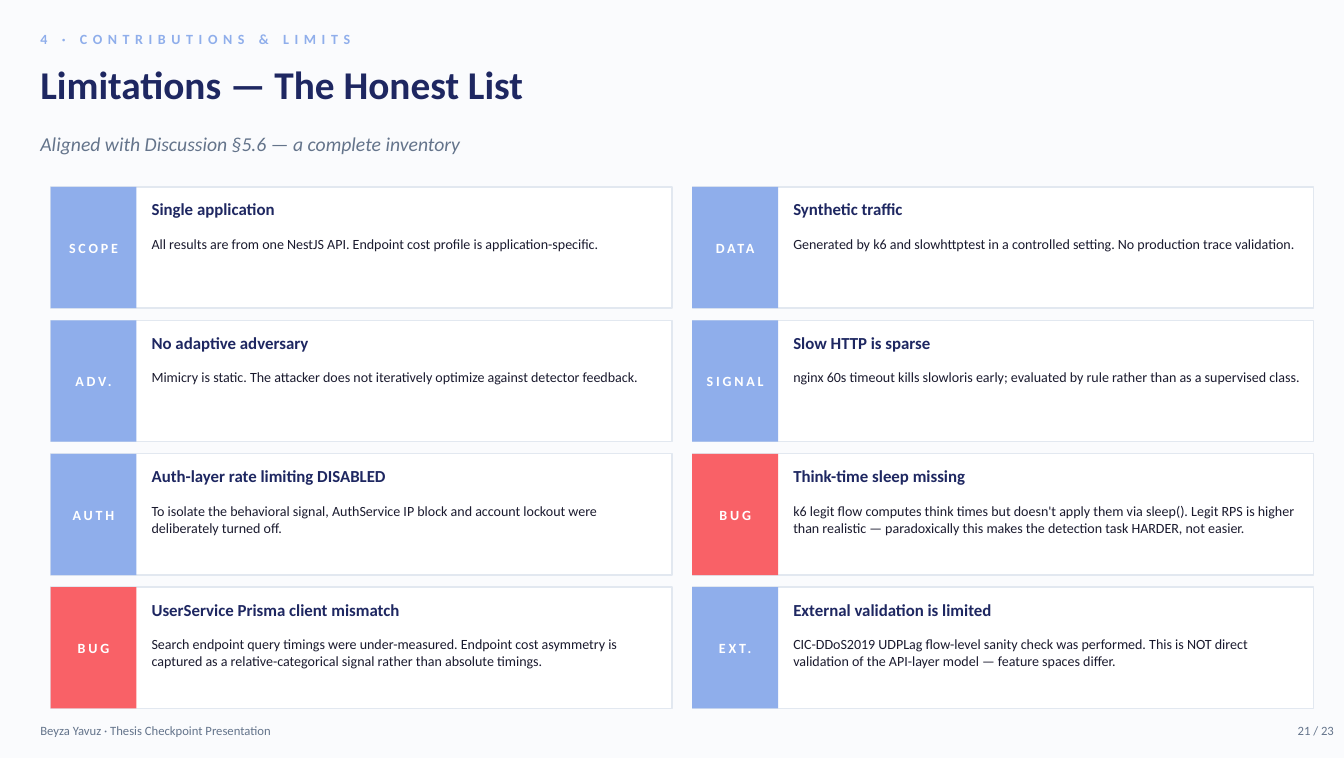
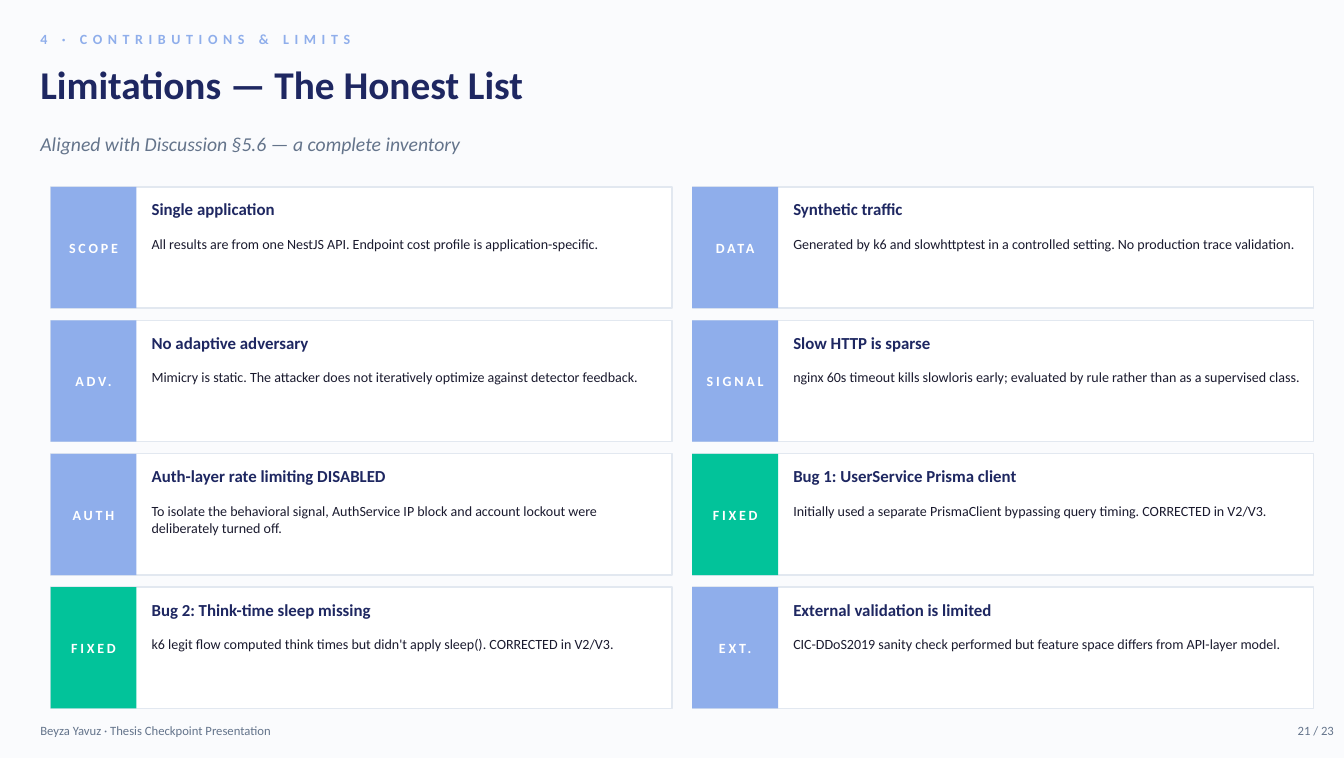
Before and after one commit to beyyzayyavuz/auth-nest-01, a slide deck: slide 21 of Thesis_Checkpoint_Presentation.pptx. Drawn at 1344x758 pixels with LibreOffice and Linux fonts; fonts in the diff are those of the drawing. Boxes give left, top, right and bottom in pixels: in the first picture for what was removed or moved away, otherwise in the second. Text is boxed around its words. In the diff, an @@ line names an element or a change of style, - is before the commit and + after.

```diff
--- a/Thesis_Checkpoint_Presentation.pptx
+++ b/Thesis_Checkpoint_Presentation.pptx
@@ rectangle at (x1=692, y1=454, x2=778, y2=575): fill #F96167 to #02C39A @@
@@ text at (x1=793, y1=470, x2=1016, y2=485): text changed @@
-Think-time sleep missing
+Bug 1: UserService Prisma client
@@ text at (x1=793, y1=506, x2=1266, y2=519): text changed @@
-k6 legit flow computes think times but doesn't apply them via sleep(). Legit RPS is higher than realistic — paradoxically this makes the detection task HARDER, not easier.
+Initially used a separate PrismaClient bypassing query timing. CORRECTED in V2/V3.
@@ text at (x1=713, y1=511, x2=758, y2=520): text changed @@
-BUG
+FIXED
@@ rectangle at (x1=51, y1=587, x2=136, y2=708): fill #F96167 to #02C39A @@
@@ text at (x1=152, y1=604, x2=370, y2=619): text changed @@
-UserService Prisma client mismatch
+Bug 2: Think-time sleep missing
@@ text at (x1=71, y1=644, x2=116, y2=653): text changed @@
-BUG
+FIXED
@@ text at (x1=152, y1=639, x2=614, y2=652): text changed @@
-Search endpoint query timings were under-measured. Endpoint cost asymmetry is captured as a relative-categorical signal rather than absolute timings.
+k6 legit flow computed think times but didn't apply sleep(). CORRECTED in V2/V3.
@@ text at (x1=793, y1=639, x2=1281, y2=652): text changed @@
-CIC-DDoS2019 UDPLag flow-level sanity check was performed. This is NOT direct validation of the API-layer model — feature spaces differ.
+CIC-DDoS2019 sanity check performed but feature space differs from API-layer model.
```
Also in this commit, not shown: 17 other slides changed, 1 other file.
